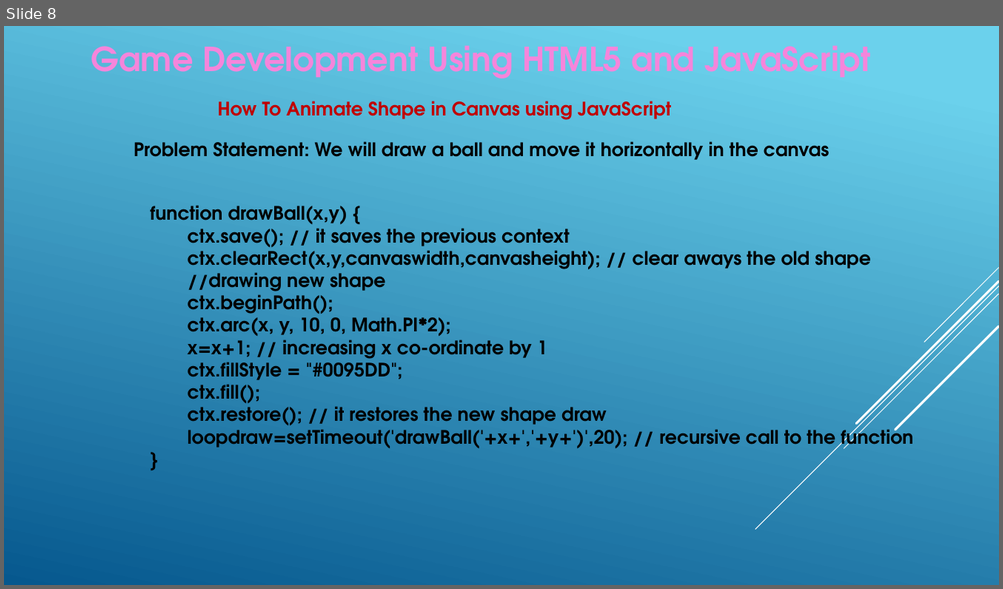
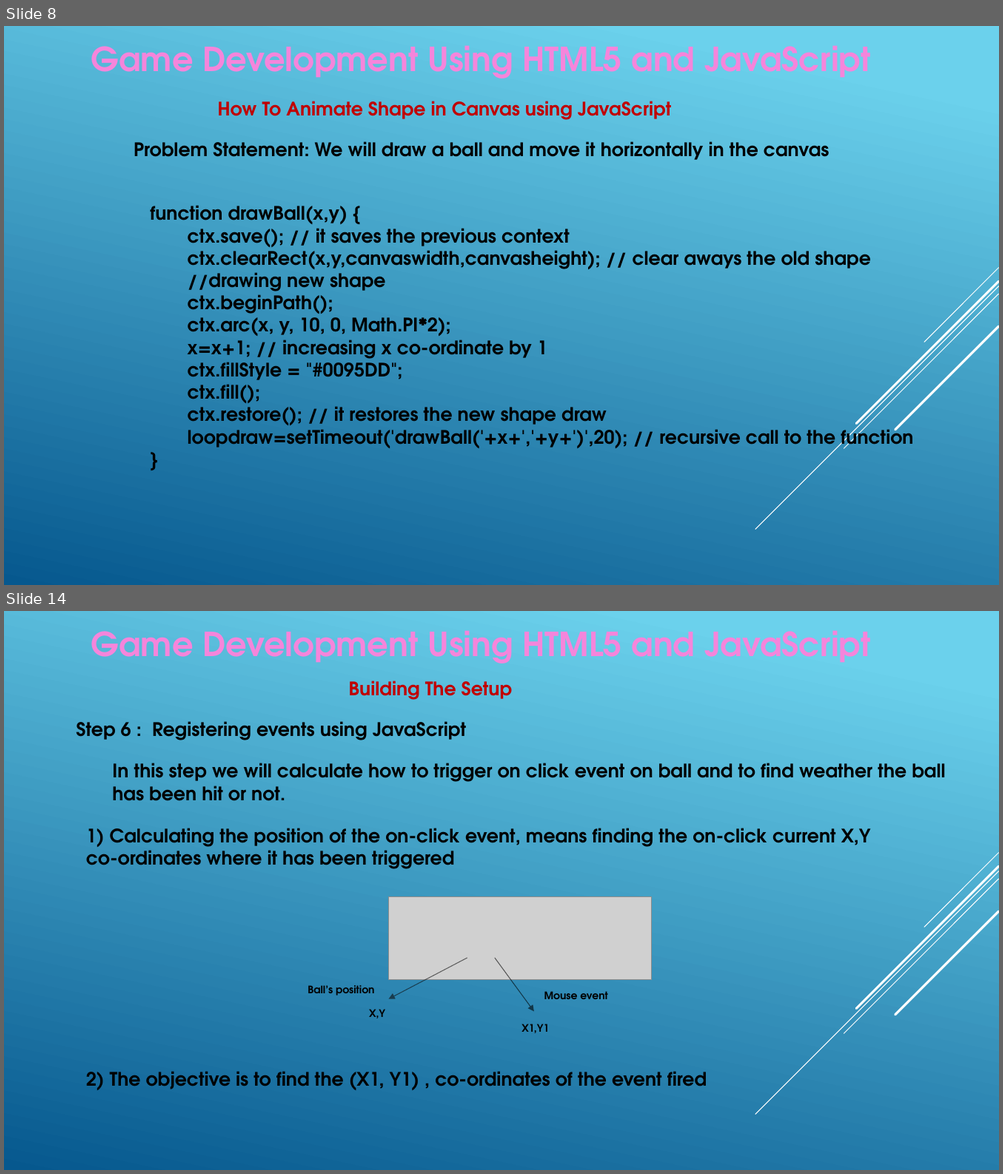
Before and after one commit to alok001/GameDevelopmentJS, a slide deck: GameDevelopment_Session.pptx. Shown one above the other, each under a label of ours: slide 8 before the commit, slides 8 and 14 after it; the slides between them are not shown. The pictures are 1003x589 and 1003x1174 pixels, drawn with LibreOffice and Linux fonts; fonts in the diff are those of the drawing; grey boxes stand for pictures. Boxes give left, top, right and bottom in pixels: in the first picture for what was removed or moved away, otherwise in the second. Text is boxed around its words. In the diff, an @@ line names an element or a change of style, - is before the commit and + after.

Commit message:
latest game is here

```diff
--- a/GameDevelopment_Session.pptx
+++ b/GameDevelopment_Session.pptx
@@ slide 14 added at bbox=[4, 611, 999, 1170], background gradient #6ED2EB to #06588E; not listed: 5 template elements that a slide beside it also shows @@
@@ text added at bbox=[91, 630, 871, 664], 32 pt, text #F585DB, bold @@
+Game Development Using HTML5 and JavaScript
@@ text added at bbox=[349, 681, 512, 700], 18 pt, text #C00000, bold @@
+Building The Setup
@@ text added at bbox=[76, 721, 466, 741], 18 pt, text #000000, bold @@
+Step 6 : Registering events using JavaScript
@@ text added at bbox=[112, 763, 945, 801], 18 pt, text #000000, bold @@
+In this step we will calculate how to trigger on click event on ball and to find weather the ball has been hit or not.
@@ text added at bbox=[86, 828, 871, 869], 18 pt, text #000000, bold @@
+1) Calculating the position of the on-click event, means finding the on-click current X,Y co-ordinates where it has been triggered
@@ picture added at bbox=[388, 897, 652, 980] @@
@@ arrow added from (467, 958) to (388, 999), #0D0D0D 0.75 pt @@
@@ arrow added from (495, 958) to (534, 1011), #000000 0.75 pt @@
@@ text added at bbox=[307, 985, 374, 996], 10 pt, text #000000, bold @@
+Ball’s position
@@ text added at bbox=[369, 1009, 385, 1019], 10 pt, text #000000, bold @@
+X,Y
@@ text added at bbox=[544, 991, 607, 999], 10 pt, text #000000, bold @@
+Mouse event
@@ text added at bbox=[521, 1024, 549, 1034], 10 pt, text #000000, bold @@
+X1,Y1
@@ text added at bbox=[86, 1071, 706, 1091], 18 pt, text #000000, bold @@
+2) The objective is to find the (X1, Y1) , co-ordinates of the event fired
```
Also in this commit, not shown: 1 slide changed, 11 other slides added.
